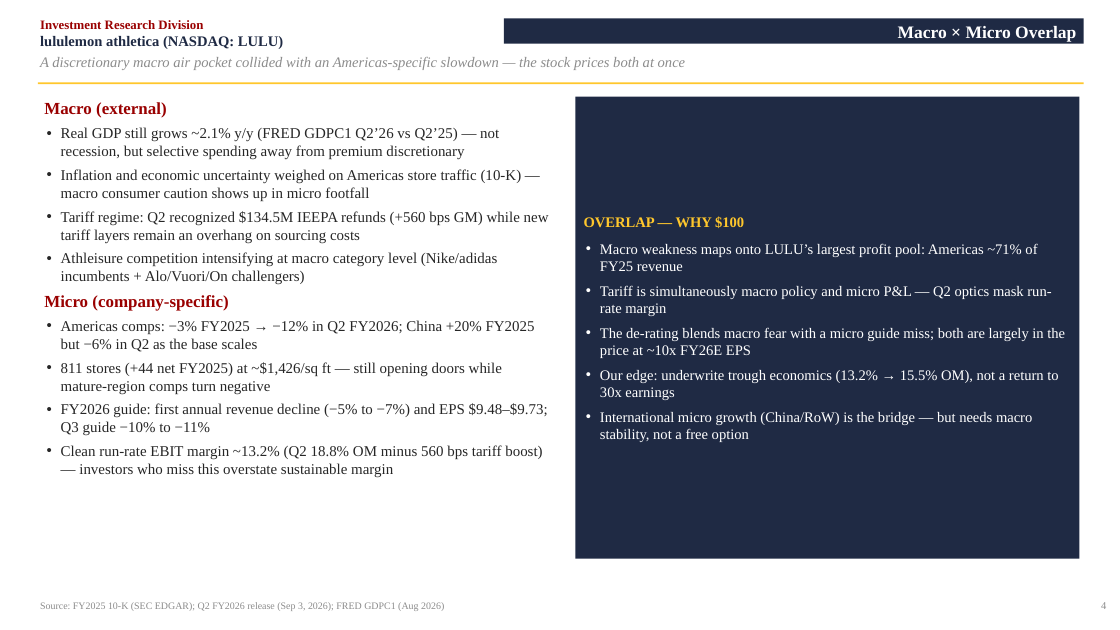
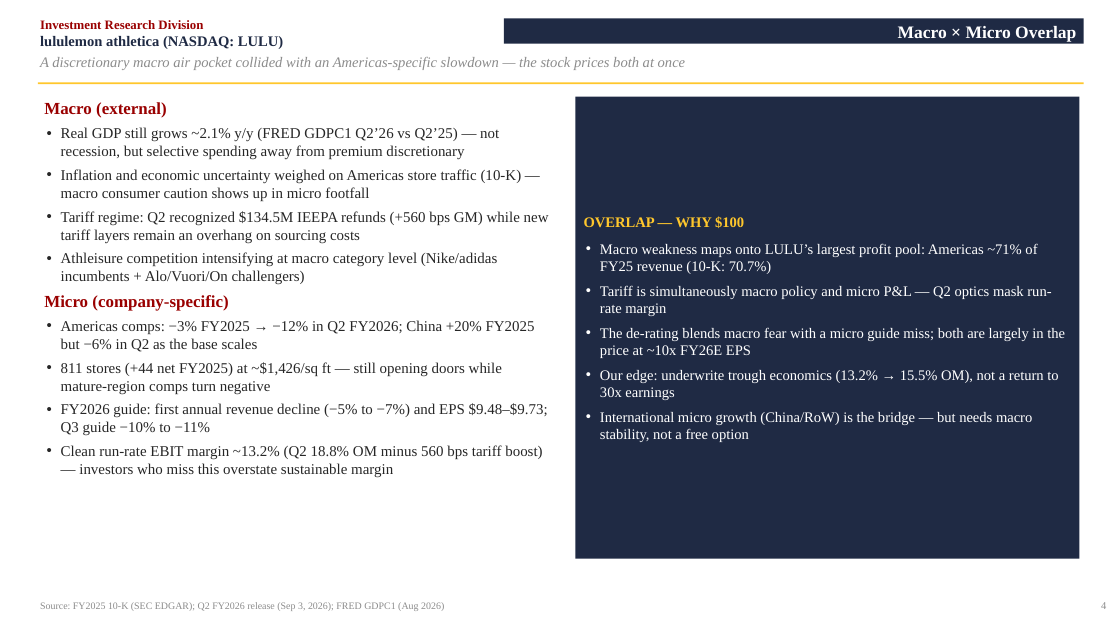
Before and after one commit to vengeanceaiUSC/RM, a slide deck: slide 5 of LULU/LULU_Investment_Pitch_Deck.pptx. Drawn at 1120x630 pixels with LibreOffice and Linux fonts; fonts in the diff are those of the drawing. Boxes give left, top, right and bottom in pixels: in the first picture for what was removed or moved away, otherwise in the second. Text is boxed around its words. In the diff, an @@ line names an element or a change of style, - is before the commit and + after.

```diff
--- a/LULU/LULU_Investment_Pitch_Deck.pptx
+++ b/LULU/LULU_Investment_Pitch_Deck.pptx
@@ text in rectangle at box(600, 243, 1037, 274): text changed @@
-• Macro weakness maps onto LULU’s largest profit pool: Americas ~71% of FY25 revenue
+• Macro weakness maps onto LULU’s largest profit pool: Americas ~71% of FY25 revenue (10-K: 70.7%)
```
Also in this commit, not shown: 2 other slides changed, 6 other files.
